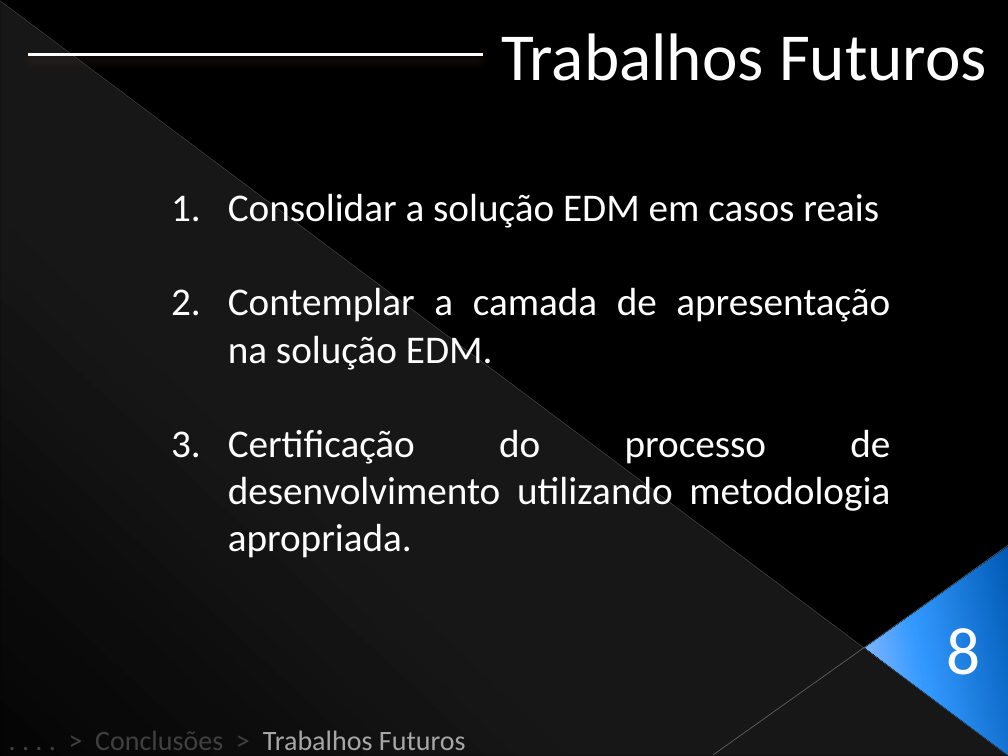
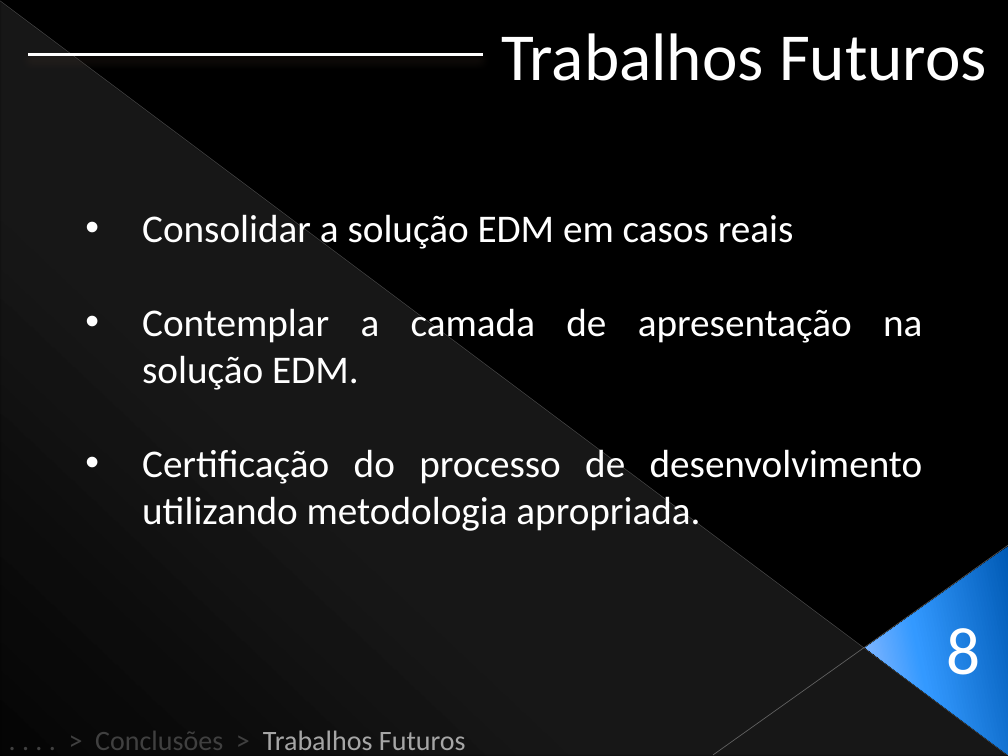
Before and after one commit to Netivski/projectoseminario, a slide deck: slide 36 of Apresentação Final/Presentation Sketch.pptx. Drawn at 1008x756 pixels with LibreOffice and Linux fonts; fonts in the diff are those of the drawing. Boxes give left, top, right and bottom in pixels: in the first picture for what was removed or moved away, otherwise in the second. Text is boxed around its words. In the diff, an @@ line names an element or a change of style, - is before the commit and + after.

```diff
--- a/Apresentação Final/Presentation Sketch.pptx
+++ b/Apresentação Final/Presentation Sketch.pptx
@@ text "Consolidar a solução EDM em ...": place and size @@
-text "Consolidar a solução EDM em ..." at (228,189,890,558)
+text "Consolidar a solução EDM em ..." at (142,214,923,531)
@@ text "Consolidar a solução EDM em ..." at (142,214,923,531): bullet 1. to • @@
```
Also in this commit, not shown: 5 other slides changed.
